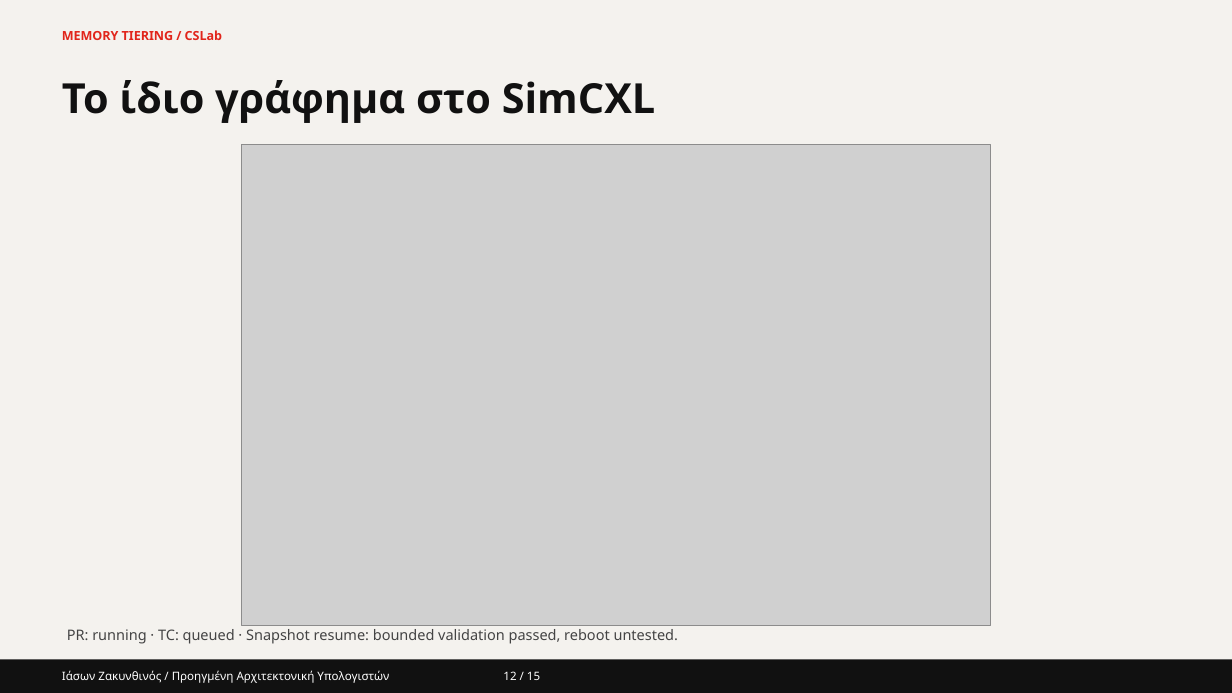
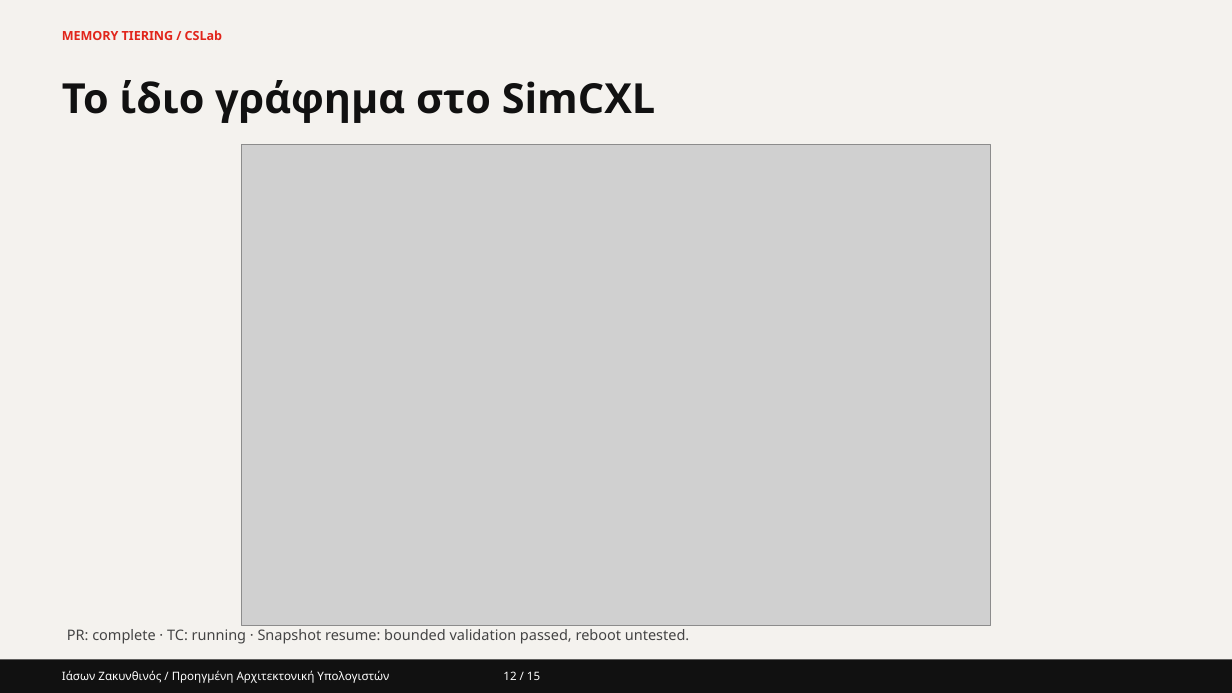
Before and after one commit to Zajason/memory_tiering, a slide deck: slide 12 of presentation/CSLab_Memory_Tiering_Current.pptx. Drawn at 1232x693 pixels with LibreOffice and Linux fonts; fonts in the diff are those of the drawing; grey boxes stand for pictures. Boxes give left, top, right and bottom in pixels: in the first picture for what was removed or moved away, otherwise in the second. Text is boxed around its words. In the diff, an @@ line names an element or a change of style, - is before the commit and + after.

Commit message:
Validate simulator PageRank and add its M5 comparison to the Greek presentation

```diff
--- a/presentation/CSLab_Memory_Tiering_Current.pptx
+++ b/presentation/CSLab_Memory_Tiering_Current.pptx
@@ text at bbox=[67, 629, 689, 644]: text changed @@
-PR: running · TC: queued · Snapshot resume: bounded validation passed, reboot untested.
+PR: complete · TC: running · Snapshot resume: bounded validation passed, reboot untested.
```
Also in this commit, not shown: 21 other files.
